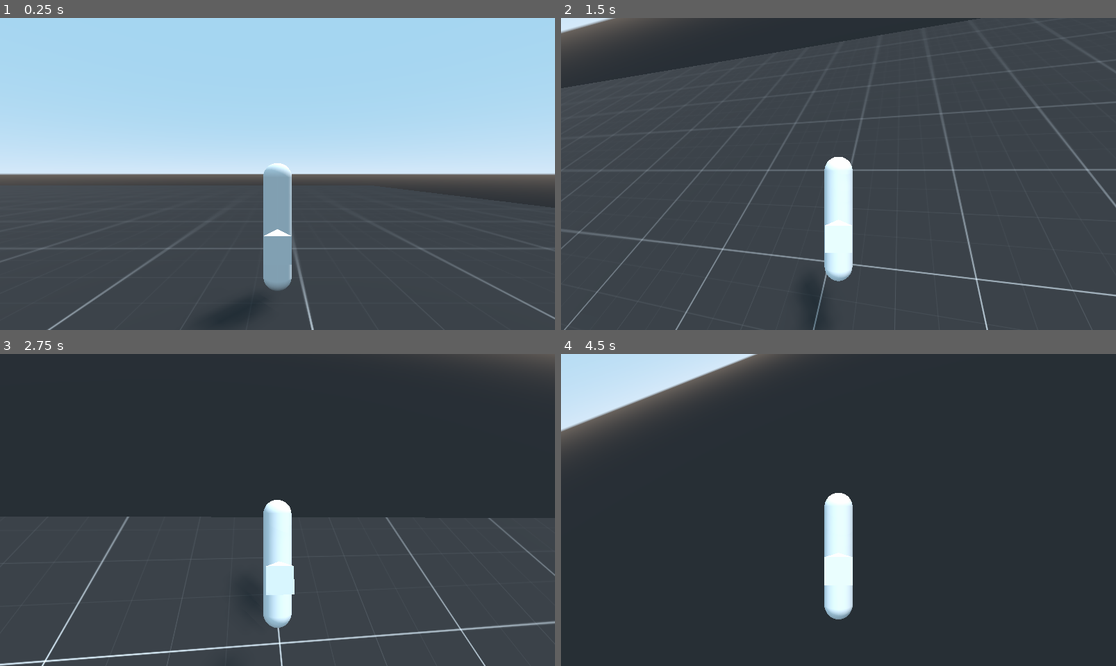
Above: before the commit, frames 1-4 (two rows, left to right).
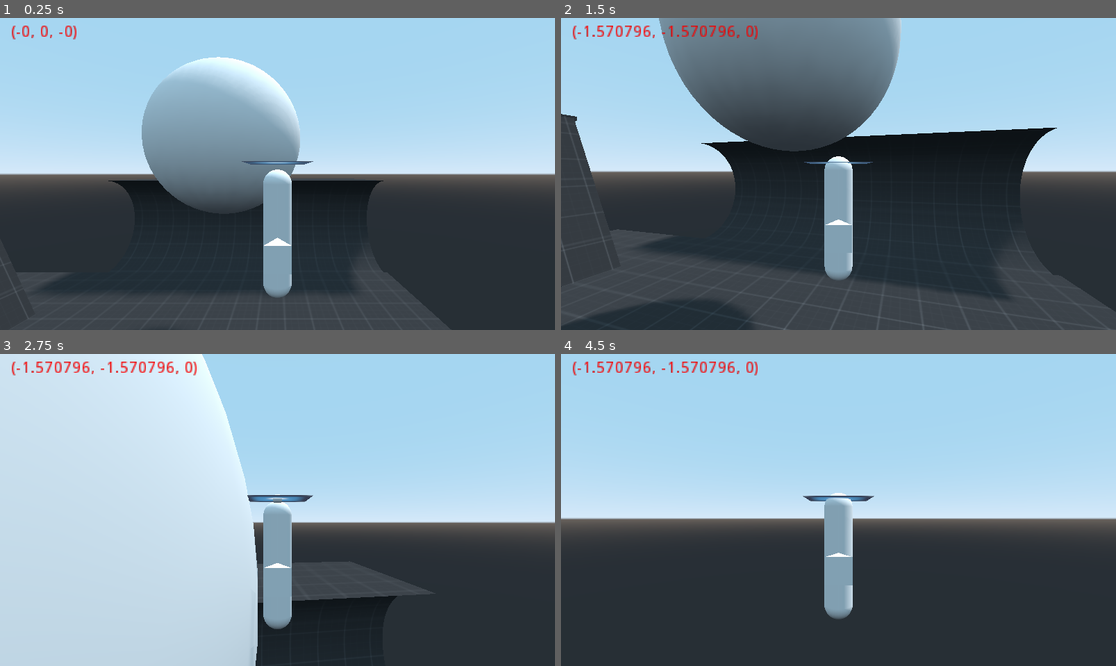
Above: after the commit, the same moments.

Repository: Corruptinator/Better_Slope_Demo
Game: Godot game, scene res://New_Setup.tscn
Two runs of this game, one before a commit and one after it. Both use one fixed random seed, a clock stepped at 60 frames per second and the inputs below. The engine's default icon, where the game draws it, is replaced by a stand-in: a white triangle on a blue panel in a dark square.
Inputs (mouse positions are in pixels of both pictures, inside the frame that each line leads up to):
- Up to frame 1 (0.25 s): no input
- Up to frame 2 (1.5 s): move the mouse to (866, 174) at 0.52 s; hold R (orientation) 0.53-1.28 s; hold W (up) from 0.53 s (still down); tap Space (jump) at 0.77, 0.8, 1.07, 1.35 s; move the mouse to (810, 174) at 1.27 s
- Up to frame 3 (2.75 s): keep holding W (up); tap Space (jump) at 1.52, 1.82, 2.3 s; tap R (orientation) at 1.55 s; move the mouse to (288, 503) at 2.02 s; hold R (orientation) from 2.03 s (still down)
- Up to frame 4 (4.5 s): keep holding W (up); move the mouse to (832, 516) at 2.77 s; release R (orientation) at 2.78 s; tap Shift at 2.85 s; tap Space (jump) at 3.02, 3.32, 3.77, 3.8, 4.07, 4.35 s; tap R (orientation) at 3.05 s; move the mouse to (877, 513) at 3.52 s; hold R (orientation) 3.53-4.28 s; move the mouse to (794, 506) at 4.27 s

The runs differ from the first frame. In frame 1, 25% of the frame differs, in the area x 0-100%, y 2-100%; in frame 2, 63%; in frame 3, 83%, in the area x 0-100%, y 0-100%; in frame 4, 57%.

Commit message:
Implemented rotation based on Normals (Anti-Gravity)

Diff:
--- a/NewPlayerCode.gd
+++ b/NewPlayerCode.gd
@@ -46,6 +46,14 @@
 var grv_dif = 0
 var ang_adj = 0
 
+var min_ind = 0
+var min_axis = 0
+
+var old_dir = Vector3()
+var slp_adj = false
+var slp_chk = true
+var old_nrm = Vector3(0,0,0)
+
 
 
 func set_gravity(a):
@@ -102,6 +110,10 @@
 	character = get_node(".")
 	Input.set_mouse_mode(Input.MOUSE_MODE_CAPTURED)
 	$CamRoot.set_as_toplevel(true)
+	$Compass_Pos/Compass.set_as_toplevel(true)
+	$Reorient_Pos.set_as_toplevel(true)
+	$Reorient_Pos2/Pinpoint.set_as_toplevel(true)
+	$Reorient_Pos3/Pinpoint.set_as_toplevel(true)
 
 func _input(event):
 	if event is InputEventMouseMotion:
@@ -117,6 +129,11 @@
 
 func _physics_process(delta):
 
+	$Compass_Pos/Compass.global_transform.origin = $Compass_Pos.global_transform.origin
+	$Reorient_Pos.global_transform.origin = global_transform.origin
+	$Reorient_Pos2/Pinpoint.global_transform.origin = $Reorient_Pos2.global_transform.origin
+	$Reorient_Pos3/Pinpoint.global_transform.origin = $Reorient_Pos3.global_transform.origin
+
 	# Rotating our camera by mouse controls (press Alt+ f4 to quit, just in case)
 	camera = get_node("CamRoot/H/V/Camera").get_global_transform()
 
@@ -135,6 +152,8 @@
 	$CamRoot.global_transform.origin = self.global_transform.origin
 	$CamRoot/H.rotation_degrees = (Vector3(0,(camrot_h*(delta*20)),0))
 	$CamRoot/H/V.rotation_degrees = (Vector3((camrot_v*(delta*20)),0,0))
+	#$Compass_Pos/Compass/COM/COM/Cam_Main/H.rotation_degrees = (Vector3(0,(camrot_h*(delta*20)),0))
+	#$Compass_Pos/Compass/COM/COM/Cam_Main/H/V.rotation_degrees = (Vector3((camrot_v*(delta*20)),0,0))
 
 
 	# Speed Movement and Jump
@@ -217,7 +236,7 @@
 			can_jump = true
 			if ang_gate == false:
 				if grv_dif < 0:
-					grv_vel = (global_transform.basis[1].normalized() * delta) * ((-ang_adj * 10) * (abs(mov_speed/400) + abs(con_speed/400)))
+					grv_vel = (global_transform.basis[1].normalized() * delta) * ((-ang_adj * 10) * (abs(mov_speed/400) + abs(con_speed/400) + abs(side_speed/400)))
 				else:
 					grv_vel = Vector3.ZERO
 					pass
@@ -240,10 +259,11 @@
 
 
 
-
-
 	# Moving our character (Also used to determine ground collision)
 	var slides = move_and_slide_with_snap(spd_vel + grv_vel, ground * stop, global_transform.basis.y * 800, true)
+
+
+
 
 
 	# Player origin base (Feet)
@@ -269,12 +289,18 @@
 
 
 	# (Experimental: Rotates both the Player and the Camera origin based on what the 3D position is rotated [Transform-Wise/ Eulers])
-	if Input.is_action_pressed("orientation"):
-		var reorient = $"/root/Setup/Objects/Models/Reorientation"
-		#print(reorient)
-		#set_rotation(lerp(global_transform.basis.get_euler(),$CamRoot/H.global_transform.basis.get_euler(),.5))
-		set_rotation(lerp(global_transform.basis.get_euler(),reorient.global_transform.basis.get_euler(),.2))
-		$CamRoot.set_rotation(lerp($CamRoot.global_transform.basis.get_euler(),reorient.global_transform.basis.get_euler(),.2))
+	### BUG: If you hold it down, the player will randomly warp elsewhere while on a slope, causing lag to occur.
+	if old_nrm != get_node("FloorCast").get_collision_normal():
+		if Input.is_action_pressed("orientation"):
+			var reorient = $"/root/Setup/Objects/Models/Reorientation"
+			#print(reorient)
+			#$CamRoot.set_rotation(reorient.global_transform.basis.get_euler())
+
+			camrot_h = 0
+
+			$CamRoot.set_rotation($Compass_Pos/Compass/COM/COM.global_transform.basis.get_euler())
+
+			old_nrm = get_node("FloorCast").get_collision_normal()
 
 	# Alternate character collison detection
 	var tilt = move_and_collide(global_transform.origin,true,true,true)
@@ -303,12 +329,71 @@
 
 
 
+	### Normals Rotation Calculation, used to rotate "Compass_Pos" Node
+	### Below VVV (Line 364 -> 375)
+
+	var new_normal = get_node("FloorCast").get_collision_normal()
+	var new_point = get_node("FloorCast").get_collision_point()
+
+	#Find the axis with the smallest component
+	if abs(new_normal.x) < min_axis:
+		min_ind = 0
+		min_axis = abs(new_normal.x)
+
+	if abs(new_normal.y) < min_axis:
+		min_ind = 1
+		min_axis = abs(new_normal.y)
+
+	if abs(new_normal.z) < min_axis:
+		min_ind = 2
+	var right
+	#Leave the minimum axis in its place, swap the two other to get a vector perpendicular to the normal vector
+	if min_ind == 0:
+		right = Vector3(new_normal.x, -new_normal.z, new_normal.y)
+	elif min_ind == 1:
+		right = Vector3(-new_normal.z, new_normal.y, new_normal.x)
+	elif min_ind == 2:
+		right = Vector3(-new_normal.y, new_normal.x, new_normal.z)
+
+	var up = new_normal.cross(right)
+	var basis = Basis(right, up, new_normal)
+
+
+
+
+	### This where the "Compass_Pos" node is used to calculate the normals rotation,
+	### another line deals with the normals above (LINE 332 -> 359)
+	#$Label.text = str(global_transform.basis.get_rotation_quat())
+
+	if slp_adj == true:
+		$Compass_Pos/Compass/COM.look_at_from_position($Reorient_Pos/Pinpoint.global_transform.origin, new_point, global_transform.basis.z)
+	elif slp_adj == false:
+		$Compass_Pos/Compass/COM.look_at_from_position($Reorient_Pos3/Pinpoint.global_transform.origin, $Reorient_Pos2/Pinpoint.global_transform.origin, global_transform.basis.z)
+	#$Compass_Pos/Compass/COM.look_at(new_point,global_transform.basis.y)
+
+	$Label.text = str(basis.get_euler())
+	$Reorient_Pos.rotation = basis.get_euler()
+
+
+
+
 
 	# Used to determine if on a slope or not (Slopes / Part 2)
 	if test_move(global_transform,down,true):
 		can_jump = true
 		#print("Ground!")
 		var n = get_node("FloorCast").get_collision_normal()
+		#print(get_node(str(get_path_to(get_node("FloorCast").get_collider()))))
+		if get_node(str(get_path_to(get_node("FloorCast").get_collider()))) == null:
+			slp_adj = false
+			pass
+		else:
+			if get_node(str(get_path_to(get_node("FloorCast").get_collider()))).is_in_group("Tilt"):
+				slp_adj = true
+			else:
+				slp_adj = true
+
+			pass
 
 
 	# Current Bug/Issue: Somewhat works but moving platforms could use some
@@ -355,17 +440,22 @@
 
 		#var floor_angle = rad2deg(acos(n.dot(Vector3(0,1,0))))
 		var floor_angle = rad2deg(acos(n.dot(global_transform.basis.y)))
+		var x_ax = acos(n.dot(global_transform.basis.x)) - deg2rad(90)
+		var y_ax = acos(n.dot(global_transform.basis.y))
+		var z_ax = acos(n.dot(global_transform.basis.z)) - deg2rad(90)
 		ang_adj = floor_angle
-		#print(floor_angle)
+		#print(Vector3(rad2deg(x_ax),rad2deg(y_ax),rad2deg(z_ax)))
+		#print(Vector3(x_ax,y_ax,z_ax))
+		#print(n)
 		if floor_angle > 0:
 			ang_grav = true
-			if floor_angle > 60:
-				$CollisionShape3.shape.slips_on_slope = true
-				ang_gate = true
-			else:
-				$CollisionShape3.shape.slips_on_slope = false
-				ang_gate = false
-			pass
+#			if floor_angle > 60:
+#				$CollisionShape3.shape.slips_on_slope = true
+#				ang_gate = true
+#			else:
+#				$CollisionShape3.shape.slips_on_slope = false
+#				ang_gate = false
+#			pass
 		else:
 			ang_grav = false
 
@@ -378,7 +468,6 @@
 
 	# if tilt is colliding
 	if tilt:
-
 		pass
 
 
@@ -406,5 +495,7 @@
 	# Recommended for the slope code at
 	set_gravity(global_transform.basis.xform_inv(global_transform.origin).y)
 
+	old_dir = global_transform.origin
+
 	# Orthonormalizing the global_transform
 	global_transform = global_transform.orthonormalized()
--- a/New_Setup.tscn
+++ b/New_Setup.tscn
@@ -1,5 +1,6 @@
-[gd_scene load_steps=15 format=2]
-
+[gd_scene load_steps=19 format=2]
+
+[ext_resource path="res://icon.png" type="Texture" id=1]
 [ext_resource path="res://textures/Grid/materials/Dark/Texture_01.tres" type="Material" id=5]
 [ext_resource path="res://NewPlayerCode.gd" type="Script" id=6]
 [ext_resource path="res://Misc/Platform.tscn" type="PackedScene" id=7]
@@ -35,13 +36,17 @@
 
 [sub_resource type="PrismMesh" id=5]
 
-[sub_resource type="Curve3D" id=6]
+[sub_resource type="SphereMesh" id=6]
+radius = 0.05
+height = 0.1
+
+[sub_resource type="Curve3D" id=7]
 _data = {
 "points": PoolVector3Array( 0, 0, 0, 0, 0, 0, 0.0175407, -0.0235806, -0.000843048, 0, 0, 0, 0, 0, 0, -0.0412693, 0.0224 …(421 unchanged characters)…
 "tilts": PoolRealArray( 0, 0, 0, 0, 0, 0, 0, 0, 0, 0, 0 )
 }
 
-[sub_resource type="GDScript" id=7]
+[sub_resource type="GDScript" id=8]
 script/source = "extends Path
 
 
@@ -61,8 +66,7 @@
 #	pass
 "
 
-[sub_resource type="Animation" id=8]
-resource_name = "Path"
+[sub_resource type="Animation" id=9]
 length = 20.0
 loop = true
 tracks/0/type = "value"
@@ -90,8 +94,7 @@
 "values": [ Vector3( 0, 0, 0 ), Vector3( 0, 90, 0 ), Vector3( 0, 0, 0 ) ]
 }
 
-[sub_resource type="Animation" id=9]
-resource_name = "moving"
+[sub_resource type="Animation" id=10]
 length = 7.0
 loop = true
 tracks/0/type = "value"
@@ -107,11 +110,15 @@
 "values": [ Vector3( -11.0117, 6.4699, -5.65134 ), Vector3( -11.0117, 1.03964, -5.65134 ), Vector3( -11.0117, 6.4699, -5.65134 ) ]
 }
 
-[sub_resource type="ProceduralSky" id=10]
-
-[sub_resource type="Environment" id=11]
+[sub_resource type="ProceduralSky" id=11]
+
+[sub_resource type="Environment" id=12]
 background_mode = 2
-background_sky = SubResource( 10 )
+background_sky = SubResource( 11 )
+
+[sub_resource type="SphereMesh" id=13]
+
+[sub_resource type="SphereShape" id=14]
 
 [node name="Setup" type="Spatial"]
 script = SubResource( 1 )
@@ -123,7 +130,7 @@
 [node name="KinematicBody" type="KinematicBody" parent="Objects/Models" groups=[
 "Player",
 ]]
-transform = Transform( 1, 0, 0, 0, 1, 0, 0, 0, 1, -5.733, 0, -1.25 )
+transform = Transform( 1, 0, 0, 0, 1, 0, 0, 0, 1, -3.45698, 10.448, -2.186 )
 collision_layer = 0
 script = ExtResource( 6 )
 
@@ -151,13 +158,22 @@
 
 [node name="CamRoot" type="Spatial" parent="Objects/Models/KinematicBody"]
 
+[node name="Mouse_Pos" type="Position3D" parent="Objects/Models/KinematicBody/CamRoot"]
+transform = Transform( 1, 0, 0, 0, 1, 0, 0, 0, 1, 0, 1.183, 0 )
+
+[node name="H_Alt" type="Position3D" parent="Objects/Models/KinematicBody/CamRoot"]
+transform = Transform( 1, 0, 0, 0, 1, 0, 0, 0, 1, 0, 1.183, 0 )
+
+[node name="V_Alt" type="Position3D" parent="Objects/Models/KinematicBody/CamRoot/H_Alt"]
+
 [node name="H" type="Spatial" parent="Objects/Models/KinematicBody/CamRoot"]
+transform = Transform( 1, 0, 0, 0, 1, 0, 0, 0, 1, 0, 1.183, 0 )
 
 [node name="V" type="Spatial" parent="Objects/Models/KinematicBody/CamRoot/H"]
-transform = Transform( 1, 0, 0, 0, 1, 0, 0, 0, 1, 0, 1.183, 0 )
 
 [node name="Camera" type="Camera" parent="Objects/Models/KinematicBody/CamRoot/H/V"]
 transform = Transform( -1, 0, -3.25841e-07, 0, 1, 0, 3.25841e-07, 0, -1, 0, 0, 0 )
+current = true
 
 [node name="ClippedCamera" type="ClippedCamera" parent="Objects/Models/KinematicBody/CamRoot/H/V"]
 transform = Transform( -1, 0, -3.25841e-07, 0, 1, 0, 3.25841e-07, 0, -1, 0, 0, -2.279 )
@@ -168,8 +184,55 @@
 [node name="Gravity" type="Position3D" parent="Objects/Models/KinematicBody"]
 transform = Transform( 1, 0, 0, 0, 1, 0, 0, 0, 1, 0, 1.43715, 0 )
 
+[node name="Compass_Pos" type="Position3D" parent="Objects/Models/KinematicBody"]
+transform = Transform( 1, 0, 0, 0, 1, 0, 0, 0, 1, 0, 1.183, 0 )
+
+[node name="Compass" type="Position3D" parent="Objects/Models/KinematicBody/Compass_Pos"]
+
+[node name="COM" type="Position3D" parent="Objects/Models/KinematicBody/Compass_Pos/Compass"]
+
+[node name="COM" type="Sprite3D" parent="Objects/Models/KinematicBody/Compass_Pos/Compass/COM"]
+transform = Transform( -1, -8.74228e-08, 4.37114e-08, 4.37114e-08, 1.91069e-15, 1, -8.74228e-08, 1, 1.91069e-15, 0, 0, 2.38419e-07 )
+axis = 1
+texture = ExtResource( 1 )
+
+[node name="Label" type="Label" parent="Objects/Models/KinematicBody"]
+modulate = Color( 1, 0, 0, 1 )
+anchor_left = 0.01
+anchor_top = 0.01
+anchor_right = 0.25
+anchor_bottom = 0.25
+margin_left = 17.8
+margin_top = 11.2
+margin_right = 17.8
+margin_bottom = 11.2
+rect_scale = Vector2( 4, 4 )
+text = "INFO"
+__meta__ = {
+"_edit_use_anchors_": false
+}
+
+[node name="Reorient_Pos3" type="Position3D" parent="Objects/Models/KinematicBody"]
+transform = Transform( 1, 0, 0, 0, 1, 0, 0, 0, 1, 0, 1.29573, 2.38419e-07 )
+
+[node name="Pinpoint" type="Position3D" parent="Objects/Models/KinematicBody/Reorient_Pos3"]
+
+[node name="Reorient_Pos2" type="Position3D" parent="Objects/Models/KinematicBody"]
+
+[node name="Pinpoint" type="Position3D" parent="Objects/Models/KinematicBody/Reorient_Pos2"]
+
+[node name="Reorient_Pos" type="Position3D" parent="Objects/Models/KinematicBody"]
+transform = Transform( 1, 0, 0, 0, 1, 0, 0, 0, 1, 0, 0, 2.38419e-07 )
+
+[node name="Pinpoint" type="Position3D" parent="Objects/Models/KinematicBody/Reorient_Pos"]
+transform = Transform( 1, 0, 0, 0, 1, 0, 0, 0, 1, 0, 0, 1.29573 )
+
+[node name="MeshInstance" type="MeshInstance" parent="Objects/Models/KinematicBody/Reorient_Pos/Pinpoint"]
+mesh = SubResource( 6 )
+material/0 = null
+
 [node name="Reorientation" type="Position3D" parent="Objects/Models"]
-transform = Transform( 1, 0, 0, 0, 0.707107, -0.707107, 0, 0.707107, 0.707107, 0, 9.98398, 0 )
+transform = Transform( 1, 0, 0, 0, -4.37114e-08, -1, 0, 1, -4.37114e-08, 0, 9.98398, 0 )
 
 [node name="Geometry" type="Spatial" parent="Objects"]
 
@@ -316,7 +379,7 @@
 [node name="Platform" parent="Objects/Geometry/Path/PathFollow" instance=ExtResource( 7 )]
 
 [node name="AnimationPlayer" type="AnimationPlayer" parent="Objects/Geometry/Path"]
-anims/Path = SubResource( 8 )
+anims/Path = SubResource( 9 )
 
 [node name="Platform" parent="Objects/Geometry" instance=ExtResource( 7 )]
 
@@ -324,7 +387,27 @@
 transform = Transform( 1, 0, 0, 0, 1, 0, 0, 0, 1, -11.0117, 6.4699, -5.65134 )
 
 [node name="AnimationPlayer" parent="Objects/Geometry/Platform/StaticBody" index="2"]
-anims/moving = SubResource( 9 )
+anims/moving = SubResource( 10 )
+
+[node name="CSGRamp" type="CSGCombiner" parent="Objects/Geometry" groups=[
+"Tilt",
+]]
+use_collision = true
+
+[node name="CSGBox" type="CSGBox" parent="Objects/Geometry/CSGRamp"]
+transform = Transform( 1, 0, 0, 0, 1, 0, 0, 0, 1, 0, 4.98216, 24.3379 )
+width = 30.0
+height = 10.0
+depth = 10.0
+material = ExtResource( 5 )
+
+[node name="CSGCylinder" type="CSGCylinder" parent="Objects/Geometry/CSGRamp/CSGBox"]
+transform = Transform( -4.37114e-08, -1, 0, 1, -4.37114e-08, 0, 0, 0, 1, 0, 0, -5 )
+operation = 2
+radius = 5.0
+height = 32.0
+sides = 64
+material = ExtResource( 5 )
 
 [node name="Props" type="Spatial" parent="Objects"]
 
@@ -338,7 +421,19 @@
 directional_shadow_bias_split_scale = 0.5
 
 [node name="WorldEnvironment" type="WorldEnvironment" parent="Objects/Shaders"]
-environment = SubResource( 11 )
+environment = SubResource( 12 )
+
+[node name="Sphere" type="StaticBody" parent="Objects" groups=[
+"Tilt",
+]]
+transform = Transform( 5, 0, 0, 0, 5, 0, 0, 0, 5, 0, 13.0666, 10.7959 )
+
+[node name="MeshInstance" type="MeshInstance" parent="Objects/Sphere"]
+mesh = SubResource( 13 )
+material/0 = null
+
+[node name="CollisionShape" type="CollisionShape" parent="Objects/Sphere"]
+shape = SubResource( 14 )
 
 [node name="Node2D" type="Node2D" parent="."]
 
Not shown: 1 places in New_Setup.tscn that only renumber resources
